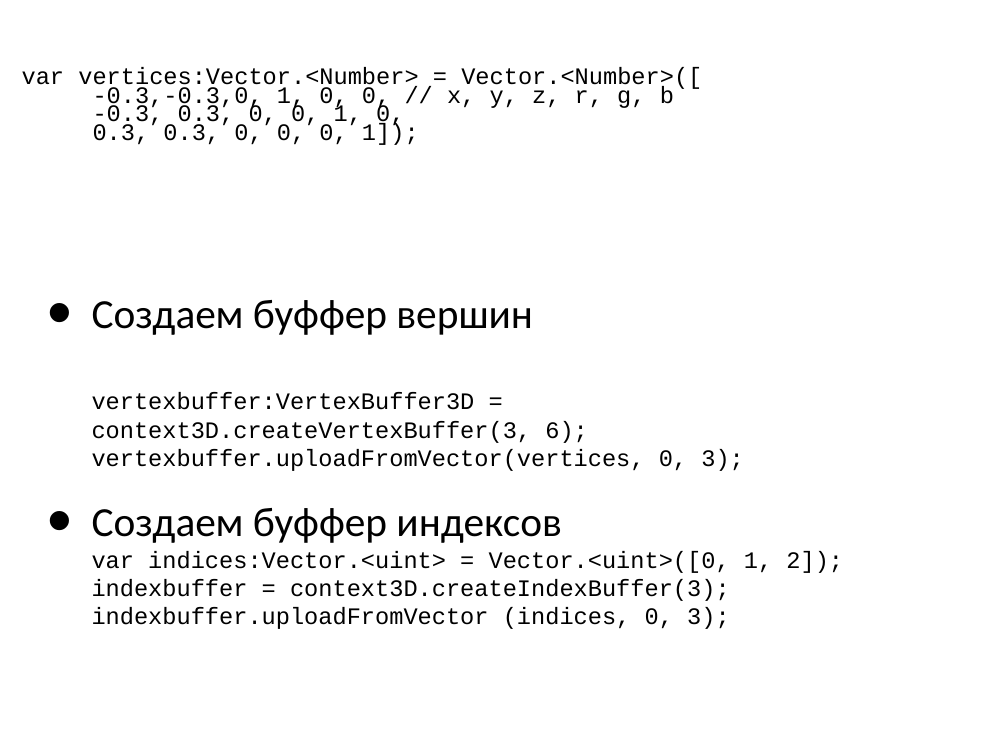
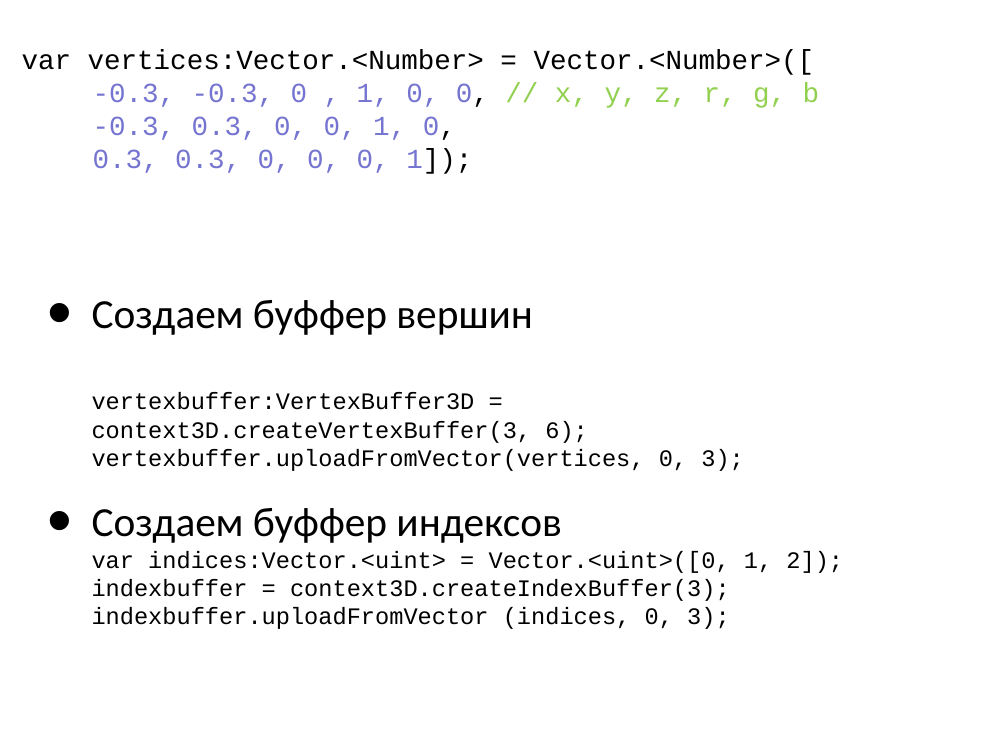
Before and after one commit to schadov/241m-lectures, a slide deck: slide 26 of Stage3D_2.ppt. Drawn at 1008x756 pixels with LibreOffice and Linux fonts; fonts in the diff are those of the drawing. Boxes give left, top, right and bottom in pixels: in the first picture for what was removed or moved away, otherwise in the second. Text is boxed around its words. In the diff, an @@ line names an element or a change of style, - is before the commit and + after.

```diff
--- a/Stage3D_2.ppt
+++ b/Stage3D_2.ppt
@@ title at box(22, 49, 820, 174): text changed; size 24 to 28 pt @@
-var vertices:Vector.<Number> = Vector.<Number>([
--0.3,-0.3,0, 1, 0, 0, // x, y, z, r, g, b
--0.3, 0.3, 0, 0, 1, 0,
-0.3, 0.3, 0, 0, 0, 1]);
+var vertices:Vector.<Number> = Vector.<Number>([
+-0.3, -0.3, 0 , 1, 0, 0, // x, y, z, r, g, b
+-0.3, 0.3, 0, 0, 1, 0,
+0.3, 0.3, 0, 0, 0, 1]);
```
Also in this commit, not shown: 5 other slides changed, 7 slides added.
